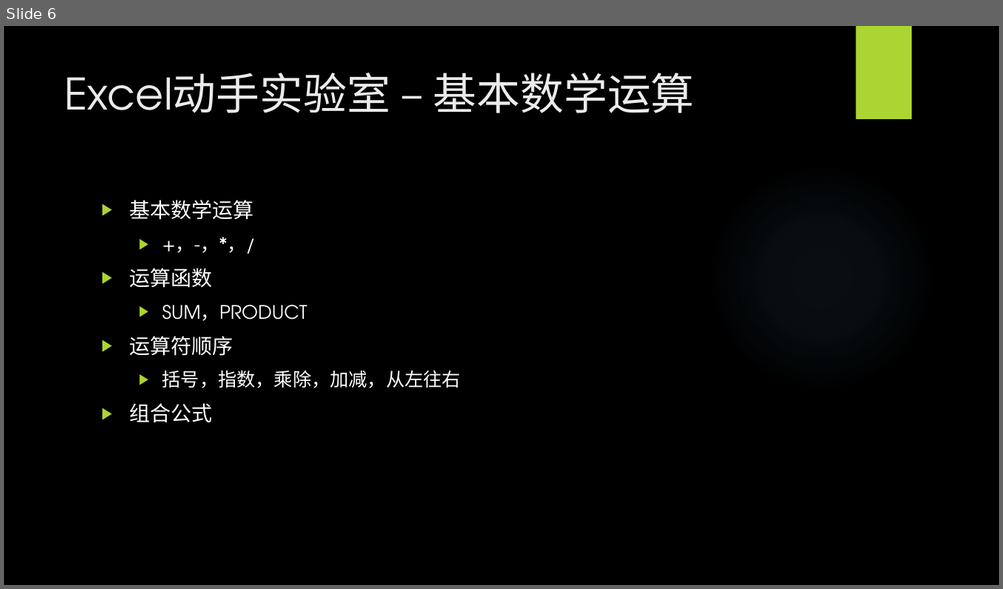
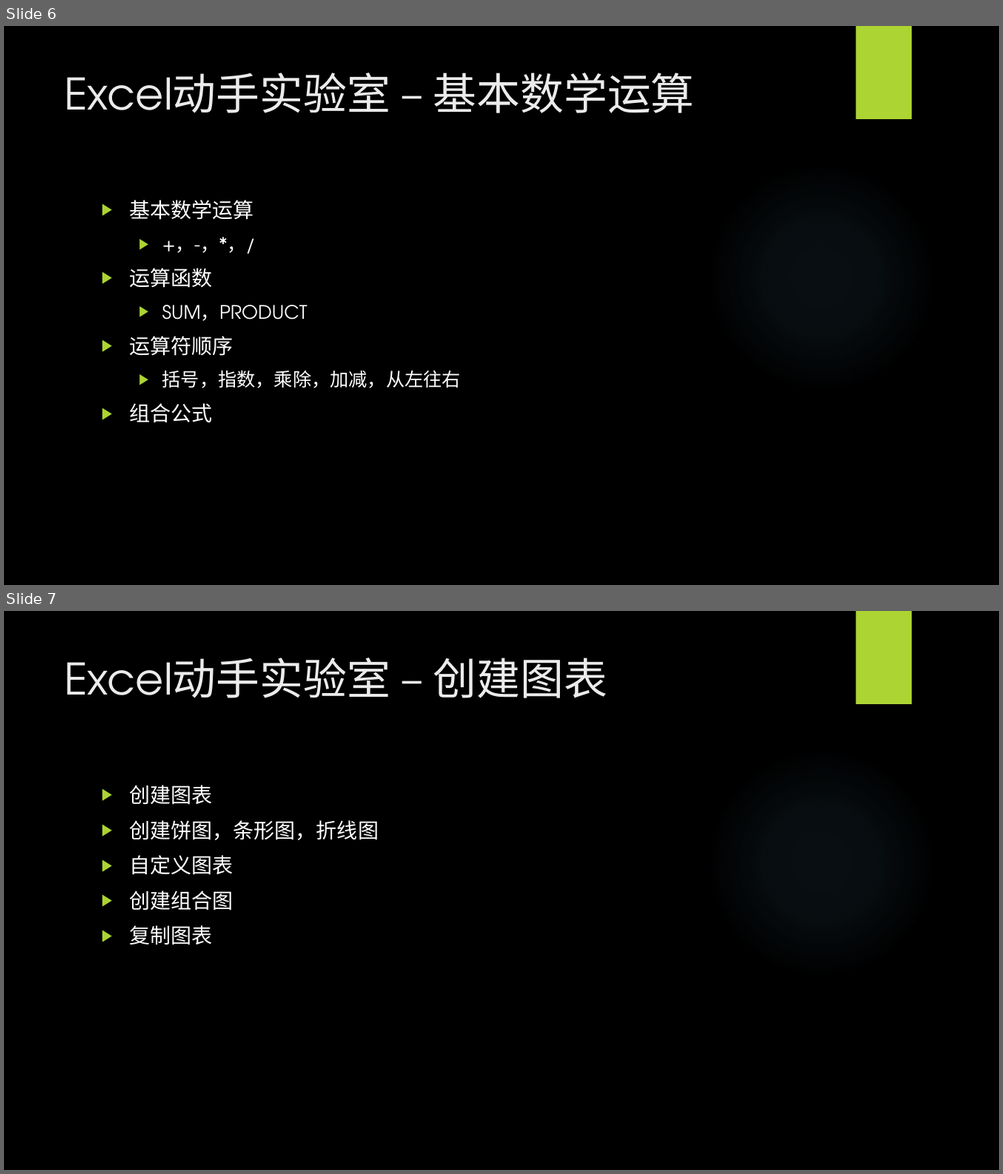
Before and after one commit to BigEgg/OfficeTraining, a slide deck: Excel动手实验室.pptx. Shown one above the other, each under a label of ours: slide 6 before the commit, slides 6 and 7 after it. The pictures are 1003x589 and 1003x1174 pixels, drawn with LibreOffice and Linux fonts; fonts in the diff are those of the drawing; background and template pictures are left out. Boxes give left, top, right and bottom in pixels: in the first picture for what was removed or moved away, otherwise in the second. Text is boxed around its words. In the diff, an @@ line names an element or a change of style, - is before the commit and + after.

```diff
--- a/Excel动手实验室.pptx
+++ b/Excel动手实验室.pptx
@@ slide 7 added at (x1=4, y1=611, x2=999, y2=1170), background picture (left out); not listed: 2 template elements that a slide beside it also shows @@
@@ title added at (x1=64, y1=658, x2=607, y2=698), 42 pt, text #EBEBEB @@
+Excel动手实验室 – 创建图表
@@ text added at (x1=130, y1=785, x2=378, y2=945), 20 pt, text #FFFFFF @@
+▶ 创建图表
+▶ 创建饼图，条形图，折线图
+▶ 自定义图表
+▶ 创建组合图
+▶ 复制图表
```
Also in this commit, not shown: 1 other file.
